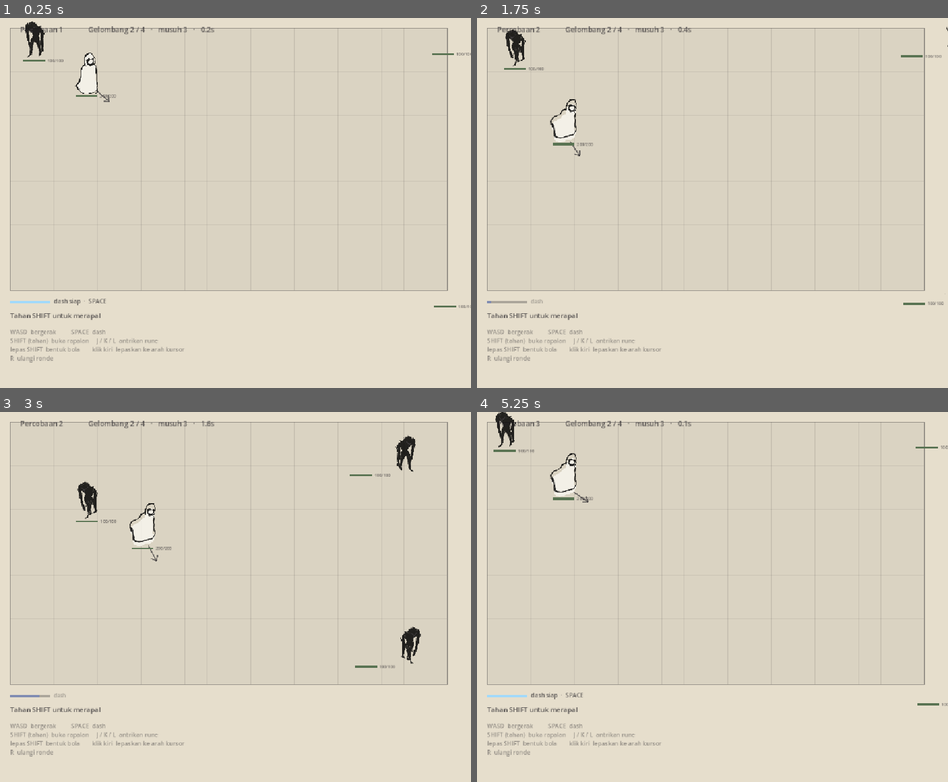
Above: before the commit, frames 1-4 (two rows, left to right).
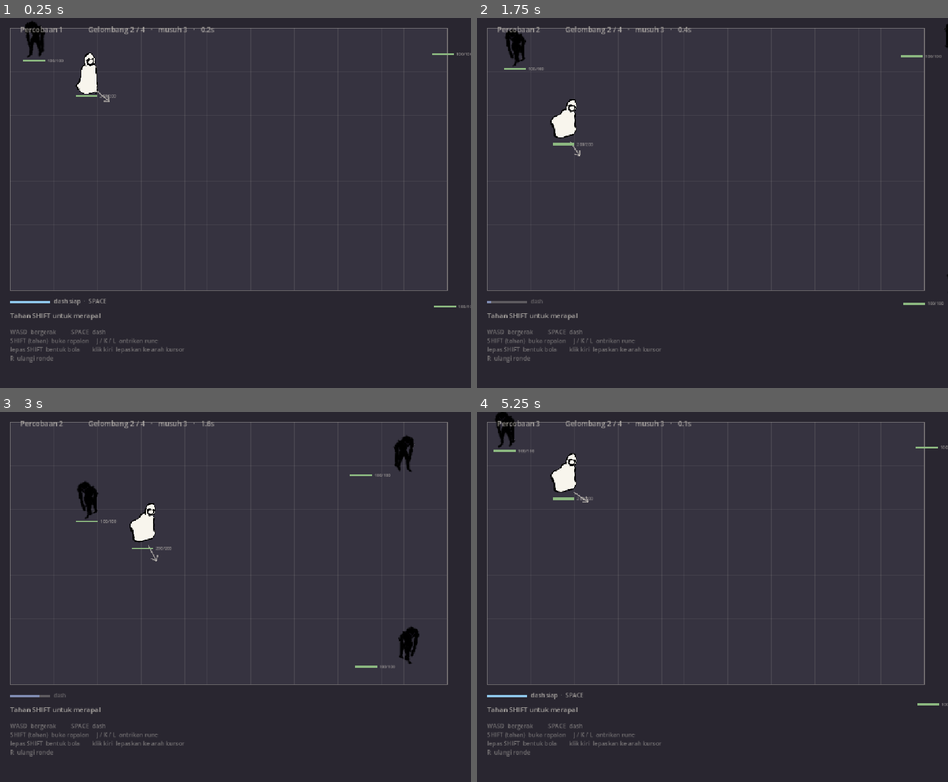
Above: after the commit, the same moments.

Repository: Ahingg/amalgaform
Game: Godot game, scene res://view/main.tscn
The game is run twice, just before and just after one commit, with the same random seed, the same clock (stepped at 60 frames per second) and the same inputs.
Inputs (mouse positions are in pixels of both pictures, inside the frame that each line leads up to):
- Up to frame 1 (0.25 s): no input
- Up to frame 2 (1.75 s): tap Enter at 0.5 s; move the mouse to (816, 184) at 0.52 s; hold D 0.53-1.28 s; tap Shift at 0.6 s; click (816, 184) at 0.67 s; tap Space at 0.77, 1.52 s; move the mouse to (618, 221) at 1.27 s; hold S from 1.28 s (still down); tap R at 1.35 s
- Up to frame 3 (3 s): move the mouse to (282, 515) at 2.02 s; release S at 2.03 s; hold D 2.03-2.78 s; tap J at 2.1 s; move the mouse to (211, 671) at 2.77 s; hold W from 2.78 s (still down); tap K at 2.85 s; click (211, 671) at 2.92 s
- Up to frame 4 (5.25 s): tap Space at 3.02, 3.77, 4.52 s; move the mouse to (853, 652) at 3.52 s; release W at 3.53 s; hold A 3.53-5.03 s; tap L at 3.6 s; move the mouse to (571, 541) at 4.27 s; tap Shift at 4.35 s; move the mouse to (736, 597) at 5.02 s; hold S from 5.03 s (still down); tap R at 5.1 s; click (736, 597) at 5.17 s

The runs differ from the first frame. In frame 1, 99% of the frame differs, in the area x 0-100%, y 0-100%; in frame 2, 99%; in frame 3, 99%; in frame 4, 99%.

Commit message:
view: tema gelap, dan tiga perbaikan dari playtest bergambar
1. Isi dan garis pemain terpisah saat bergerak. Sebabnya tiap tekstur
   diratakan memakai kotak isinya sendiri, dan kotak isi berkas isi/garis beda
   beberapa piksel. Sekarang keduanya memakai SATU acuan (kotak isi garisnya).

2. Sprite melompat ke samping saat berbalik arah. Saat dicerminkan, isi gambar
   ikut pindah ke seberang kanvas, tapi jangkarnya tidak ikut dicerminkan.
   Sekarang jangkarnya memakai (1 - cx) kalau dicermin.

3. Cincin rapalan terlihat jungkir balik, bukan rebah di lantai.
   draw_set_transform menyusun basisnya sebagai rotasi * skala — gambarnya
   dipipihkan DULU baru diputar. Yang benar kebalikannya: putar di bidang
   lantai, baru proyeksikan jadi elips. Matriksnya sekarang disusun tangan.

Tema jadi gelap. Alasannya bukan selera: dengan latar terang, musuh hitam
menang telak dan pemain putih justru tenggelam — persis kebalikan dari yang
dibutuhkan game menghindar. Nilai sekarang ditumpuk dengan latar di TENGAH dan
dua ekstrem dipakai untuk yang harus ketemu cepat: pemain hampir putih, musuh
hampir hitam.

Musuh diberi tepi terang tipis supaya siluet pekat tidak lumer jadi satu massa
saat berkerumun. Sprite digambar pada alpha penuh; 0.85 itu sisa dari zaman
kotak dan menurunkan putih pemain jadi abu-abu.

Co-Authored-By: Claude Opus 5 <noreply@anthropic.com>
Claude-Session: https://claude.ai/code/session_01Qk43F2z5yDt92vTyEtoTz3

Diff:
--- a/challenge-6/view/cast_ui.gd
+++ b/challenge-6/view/cast_ui.gd
@@ -225,7 +225,7 @@
 			draw_rect(rect, Color(col.r, col.g, col.b, 0.8), true)
 			draw_rect(rect, Color(WorldRenderer.INK.r, WorldRenderer.INK.g, WorldRenderer.INK.b, 0.6), false, 1.5)
 			draw_string(_font, at + Vector2(7, 32), rune.substr(0, 2).to_upper(),
-				HORIZONTAL_ALIGNMENT_LEFT, -1, 20, Color(0.95, 0.93, 0.88))
+				HORIZONTAL_ALIGNMENT_LEFT, -1, 20, Color(0.12, 0.11, 0.14))
 
 		# The first slot is marked because it is structurally different: it
 		# decides the shape, the rest only decide the contents.
--- a/challenge-6/view/renderer.gd
+++ b/challenge-6/view/renderer.gd
@@ -18,10 +18,23 @@
 # ============================================================================
 
 
-# Dunia monokrom, sihir satu-satunya yang berwarna. Kertas dan tinta dipakai
-# untuk semua yang bukan spell, jadi mata langsung tertarik ke mekanik inti.
-const PAPER := Color(0.90, 0.87, 0.80)
-const INK := Color(0.13, 0.12, 0.14)
+# Dunia gelap, dan pemain satu-satunya yang terang.
+#
+# Nilai ditumpuk begini: latar di TENGAH, dua ekstrem dipakai untuk yang harus
+# ketemu cepat. Pemain hampir putih, musuh hampir hitam — dua-duanya menonjol
+# dari latar, dan pemain tidak pernah hilang di antara kerumunan musuh.
+#
+# Kalau latarnya terang, musuh hitam menang telak dan pemain putih justru
+# tenggelam. Itu yang terjadi di versi kertas.
+const BG := Color(0.16, 0.15, 0.19)          # latar, nilai tengah-gelap
+const ARENA := Color(0.21, 0.20, 0.25)       # lantai arena, sedikit lebih terang
+const LINE := Color(0.86, 0.84, 0.80)        # teks, garis tepi, bingkai
+const FILL := Color(0.97, 0.96, 0.93)        # isi badan pemain
+const SHADOW := Color(0.06, 0.05, 0.08)      # musuh: hampir hitam
+
+# Nama lama dipertahankan supaya berkas lain tidak perlu diubah semuanya.
+const PAPER := BG
+const INK := LINE
 
 @export var grid_width: int = 20
 @export var grid_height: int = 12
@@ -126,14 +139,14 @@
 	# Seluruh jendela adalah halaman, bukan cuma arenanya. Tanpa ini ada pita
 	# abu-abu di bawah arena tempat panel duduk, dan itu terbaca sebagai belum
 	# jadi, bukan sebagai pilihan.
-	draw_rect(Rect2(Vector2.ZERO, get_viewport_rect().size), PAPER, true)
+	draw_rect(Rect2(Vector2.ZERO, get_viewport_rect().size), BG, true)
 
 	var w := grid_width * tile_size
 	var h := grid_height * tile_size
 
 	# Arena sedikit lebih gelap dari halaman, plus garis tepi tinta — supaya
 	# batas lapangan jelas tanpa perlu dinding yang digambar.
-	draw_rect(Rect2(margin, Vector2(w, h)), PAPER.darkened(0.05), true)
+	draw_rect(Rect2(margin, Vector2(w, h)), ARENA, true)
 
 	var line_color := Color(INK.r, INK.g, INK.b, 0.10)
 	for i in range(grid_width + 1):
@@ -179,7 +192,10 @@
 		var t: float = inv.elapsed
 		alpha = 0.85 if fmod(t, 0.16) < 0.08 else 0.2
 
-	if not _draw_sprite(world, id, rect, alpha):
+	# Sprite digambar penuh; alpha 0.85 itu sisa dari zaman kotak dan bikin isi
+	# putih pemain turun jadi abu-abu. Kedip i-frame tetap lewat.
+	var sprite_alpha: float = 1.0 if alpha > 0.5 else alpha
+	if not _draw_sprite(world, id, rect, sprite_alpha):
 		draw_rect(rect, Color(color.r, color.g, color.b, alpha), true)
 		draw_rect(rect, Color(INK.r, INK.g, INK.b, 0.55), false, 1.5)
 
@@ -249,14 +265,23 @@
 			_draw_cast_circles(world, id, rect, t)
 
 		var pair: Array = Sprites.player_pose(moving, casting)
-		_blit(pair[0], rect, Sprites.PLAYER_SCALE, _facing_flip(world, id),
-			Color(0.97, 0.96, 0.93, alpha))          # isi terang: pemain satu-satunya yang bukan tinta
-		_blit(pair[1], rect, Sprites.PLAYER_SCALE, _facing_flip(world, id),
-			Color(INK.r, INK.g, INK.b, alpha))
+		var flip := _facing_flip(world, id)
+		# Garis jadi acuan untuk keduanya, supaya isi tidak lepas dari garisnya.
+		var align := Sprites.content_rect(pair[1])
+		# Isi putih, GARIS tetap gelap. Kalau garisnya ikut terang, coretan tinta
+		# di dalam badan hilang dan figurnya jadi satu gumpalan pucat.
+		_blit(pair[0], rect, Sprites.PLAYER_SCALE, flip, Color(FILL.r, FILL.g, FILL.b, alpha), align)
+		_blit(pair[1], rect, Sprites.PLAYER_SCALE, flip, Color(SHADOW.r, SHADOW.g, SHADOW.b, alpha), align)
 		return true
 
-	_blit(Sprites.enemy_walk(id, t), rect, Sprites.ENEMY_SCALE,
-		_facing_flip(world, id), Color(INK.r, INK.g, INK.b, alpha))
+	# Musuh hampir hitam, tapi diberi tepi terang tipis: siluet hitam pekat di
+	# latar gelap gampang lumer jadi satu massa saat berkerumun.
+	var etex := Sprites.enemy_walk(id, t)
+	var eflip := _facing_flip(world, id)
+	var rim := Color(LINE.r, LINE.g, LINE.b, alpha * 0.30)
+	for off in [Vector2(-2, 0), Vector2(2, 0), Vector2(0, -2), Vector2(0, 2)]:
+		_blit(etex, Rect2(rect.position + off, rect.size), Sprites.ENEMY_SCALE, eflip, rim)
+	_blit(etex, rect, Sprites.ENEMY_SCALE, eflip, Color(SHADOW.r, SHADOW.g, SHADOW.b, alpha))
 	return true
 
 
@@ -272,16 +297,26 @@
 # Sprite dijangkar di KAKI (tengah-bawah kotak tabrakan), bukan di tengah.
 # Perataannya memakai kotak ISI gambar, bukan kanvasnya — figur yang digambar
 # agak ke pinggir kanvas tetap berdiri pas di atas kotak tabrakannya.
-func _blit(texture: Texture2D, box: Rect2, scale: float, flip: bool, tint: Color) -> void:
+# `align` memaksa perataan memakai kotak isi milik tekstur LAIN. Dipakai untuk
+# pasangan isi+garis: keduanya punya kotak isi sendiri yang beda beberapa
+# piksel, dan kalau masing-masing diratakan sendiri, isinya melenceng dari
+# garisnya. Satu acuan untuk keduanya.
+func _blit(texture: Texture2D, box: Rect2, scale: float, flip: bool, tint: Color,
+		align: Rect2 = Rect2()) -> void:
 	if texture == null:
 		return
-	var c := Sprites.content_rect(texture)
+	var c := align if align.size.x > 0.0 else Sprites.content_rect(texture)
 	var side: float = box.size.x * scale
-	# Geser kanvas supaya tengah-bawah ISI yang jatuh di tengah-bawah kotak.
 	var cx: float = c.position.x + c.size.x * 0.5
 	var cy: float = c.position.y + c.size.y
-	var at := Vector2(box.position.x + box.size.x * 0.5 - side * cx,
+
+	# Saat dicerminkan, isi gambar ikut pindah ke seberang kanvas. Kalau
+	# jangkarnya tidak ikut dicerminkan, karakternya melompat ke samping tiap
+	# kali berbalik arah.
+	var anchor_x: float = (1.0 - cx) if flip else cx
+	var at := Vector2(box.position.x + box.size.x * 0.5 - side * anchor_x,
 		box.position.y + box.size.y - side * cy)
+
 	var dst := Rect2(at, Vector2(side, side))
 	if flip:
 		dst.position.x += dst.size.x
@@ -312,10 +347,17 @@
 		var spin: float = t * (0.6 + 0.35 * i) * (1.0 if i % 2 == 0 else -1.0)
 		var s: float = side * (1.0 - 0.16 * i)
 
-		draw_set_transform(center, spin, Vector2(1.0, Sprites.RING_SQUASH))
+		# draw_set_transform menyusun basisnya sebagai rotasi * skala, artinya
+		# gambarnya dipipihkan DULU baru diputar — dan cincinnya jadi terlihat
+		# jungkir balik di udara. Yang benar kebalikannya: putar dulu di bidang
+		# lantai, baru proyeksikan jadi elips. Matriksnya disusun tangan.
+		var k: float = Sprites.RING_SQUASH
+		var basis_x := Vector2(cos(spin), k * sin(spin))
+		var basis_y := Vector2(-sin(spin), k * cos(spin))
+		draw_set_transform_matrix(Transform2D(basis_x, basis_y, center))
 		draw_texture_rect(texture, Rect2(Vector2(-s, -s) * 0.5, Vector2(s, s)),
-			false, Color(col.r, col.g, col.b, 0.75))
-		draw_set_transform(Vector2.ZERO, 0.0, Vector2.ONE)
+			false, Color(col.r, col.g, col.b, 0.8))
+		draw_set_transform_matrix(Transform2D.IDENTITY)
 
 
 func _draw_health_bar(world, id: int, at: Vector2, width_px: float) -> void:
@@ -326,7 +368,7 @@
 	var ratio: float = clampf(current / hp.max, 0.0, 1.0)
 
 	draw_rect(Rect2(at, Vector2(width_px, 5)), Color(INK.r, INK.g, INK.b, 0.35), true)
-	draw_rect(Rect2(at, Vector2(width_px * ratio, 5)), Color(0.35, 0.45, 0.32), true)
+	draw_rect(Rect2(at, Vector2(width_px * ratio, 5)), Color(0.55, 0.72, 0.50), true)
 	draw_string(_font, at + Vector2(width_px + 5, 6), "%d/%d" % [int(current), int(hp.max)],
 		HORIZONTAL_ALIGNMENT_LEFT, -1, 10, Color(INK.r, INK.g, INK.b, 0.6))
 
--- a/challenge-6/view/round_ui.gd
+++ b/challenge-6/view/round_ui.gd
@@ -67,12 +67,12 @@
 	# dibersihkan waktu mulai lagi.
 	var round_q: Array[String] = [ViewConfig.ROUND, ViewConfig.WON]
 	if not world.get_entities_with_comp(round_q).is_empty():
-		_draw_ended(world, "MENANG", Color(0.20, 0.45, 0.25))
+		_draw_ended(world, "MENANG", Color(0.55, 0.92, 0.55))
 		return
 
 	var player_q: Array[String] = [ViewConfig.PLAYER]
 	if world.get_entities_with_comp(player_q).is_empty():
-		_draw_ended(world, "KALAH", Color(0.65, 0.18, 0.15))
+		_draw_ended(world, "KALAH", Color(1.0, 0.42, 0.35))
 
 
 func _draw_attempt(attempt: int) -> void:
@@ -109,7 +109,7 @@
 
 func _draw_ended(world, text: String, color: Color) -> void:
 	var size := get_viewport_rect().size
-	draw_rect(Rect2(Vector2.ZERO, size), Color(0.90, 0.87, 0.80, 0.86), true)
+	draw_rect(Rect2(Vector2.ZERO, size), Color(0.10, 0.09, 0.12, 0.86), true)
 
 	var center := size * 0.5
 	draw_string(_font, center + Vector2(-150, -20), text,
